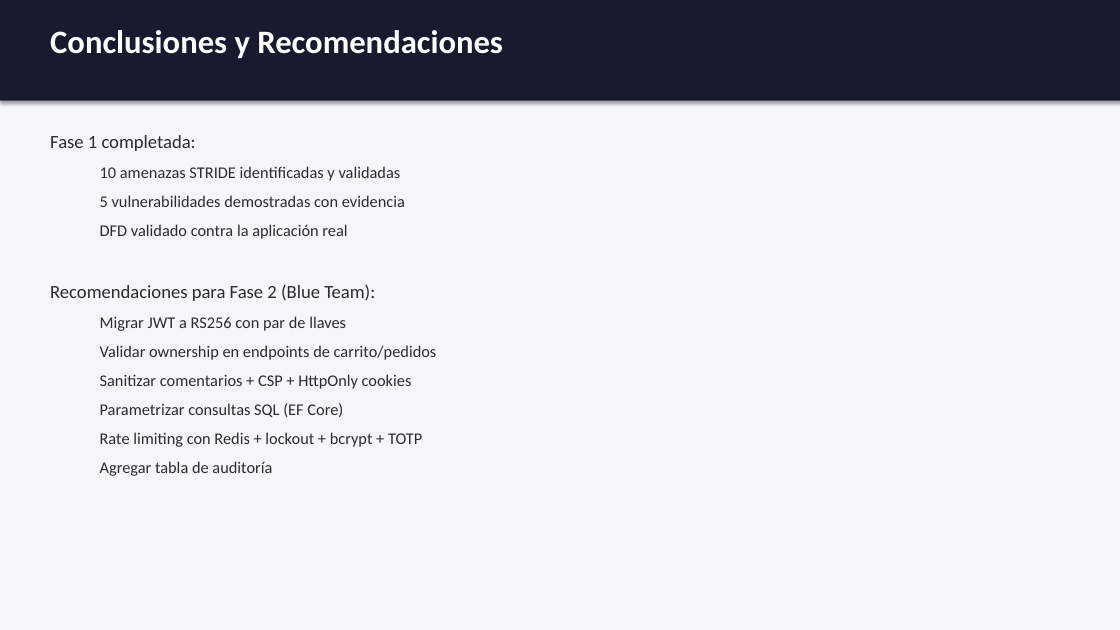
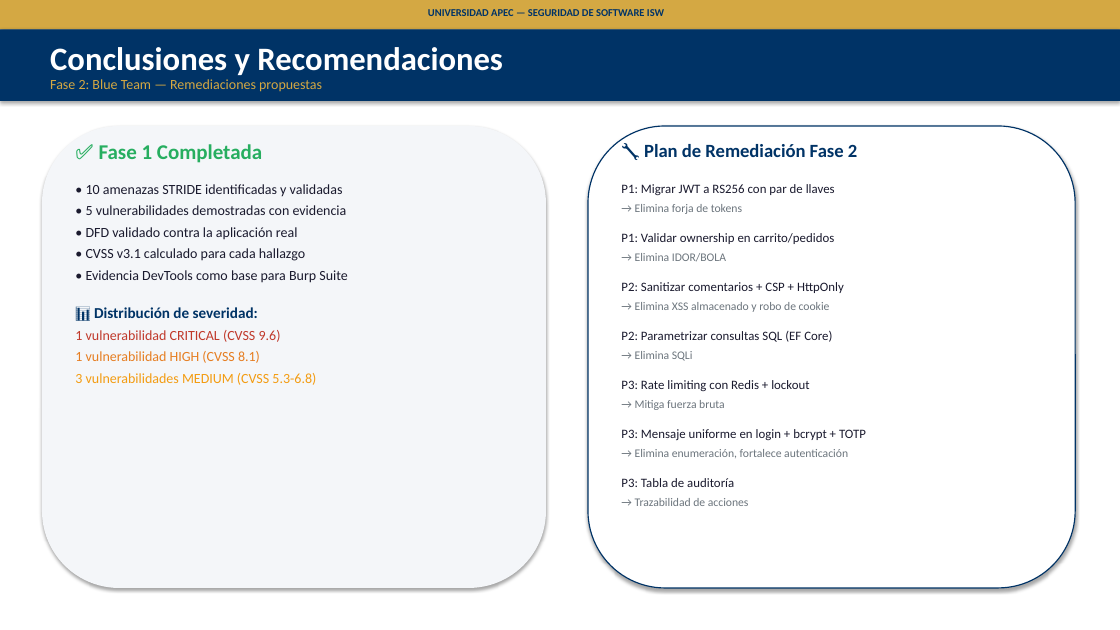
Before and after one commit to RainieryPeniaJrg/unapec-isw-mini-shop-security-lab, a slide deck: slide 18 of docs/fase1/presentacion-fase1-minishop.pptx (slide 13 before the commit). Drawn at 1120x630 pixels with LibreOffice and Linux fonts; fonts in the diff are those of the drawing. Boxes give left, top, right and bottom in pixels: in the first picture for what was removed or moved away, otherwise in the second. Text is boxed around its words. In the diff, an @@ line names an element or a change of style, - is before the commit and + after.

```diff
--- a/docs/fase1/presentacion-fase1-minishop.pptx
+++ b/docs/fase1/presentacion-fase1-minishop.pptx
@@ background #F5F5FA to #FFFFFF @@
@@ rectangle: place and size @@
-rectangle at [0, 0, 1120, 101]
+rectangle at [0, 29, 1120, 101]
@@ rectangle at [0, 29, 1120, 101]: fill #1A1A2E to #003366 @@
@@ rectangle added at [0, 0, 1120, 29], fill #D4A843 @@
@@ text added at [428, 9, 664, 16], 9 pt, text #003366, bold @@
+UNIVERSIDAD APEC — SEGURIDAD DE SOFTWARE ISW
@@ text "Conclusiones y Recomendaciones": place and size @@
-text "Conclusiones y Recomendaciones" at [50, 30, 503, 58]
+text "Conclusiones y Recomendaciones" at [50, 47, 503, 75]
@@ text added at [50, 79, 322, 92], 12 pt, text #D4A843 @@
+Fase 2: Blue Team — Remediaciones propuestas
@@ rounded rectangle added at [42, 126, 546, 588], fill #F4F6F9 @@
@@ text added at [99, 144, 262, 163], 18 pt, text #27AE60, bold @@
+✅ Fase 1 Completada
@@ rounded rectangle added at [588, 126, 1075, 588], fill #FFFFFF, outline #003366 1 pt @@
@@ text added at [644, 144, 857, 157], 16 pt, text #003366, bold @@
+🔧 Plan de Remediación Fase 2
@@ text added at [75, 184, 347, 385], 12 pt, text #1A1A2E @@
+• 10 amenazas STRIDE identificadas y validadas
+• 5 vulnerabilidades demostradas con evidencia
+• DFD validado contra la aplicación real
+• CVSS v3.1 calculado para cada hallazgo
+• Evidencia DevTools como base para Burp Suite
+📊 Distribución de severidad:
+1 vulnerabilidad CRITICAL (CVSS 9.6)
+1 vulnerabilidad HIGH (CVSS 8.1)
+3 vulnerabilidades MEDIUM (CVSS 5.3-6.8)
@@ text at [621, 184, 866, 506]: text changed; size 14 to 11 pt; text colour #2C2C2C to #1A1A2E @@
-Fase 1 completada:
-  10 amenazas STRIDE identificadas y validadas
-  5 vulnerabilidades demostradas con evidencia
-  DFD validado contra la aplicación real
-Recomendaciones para Fase 2 (Blue Team):
-  Migrar JWT a RS256 con par de llaves
-  Validar ownership en endpoints de carrito/pedidos
-  Sanitizar comentarios + CSP + HttpOnly cookies
-  Parametrizar consultas SQL (EF Core)
-  Rate limiting con Redis + lockout + bcrypt + TOTP
-  Agregar tabla de auditoría
+P1: Migrar JWT a RS256 con par de llaves
+→ Elimina forja de tokens
+P1: Validar ownership en carrito/pedidos
+→ Elimina IDOR/BOLA
+P2: Sanitizar comentarios + CSP + HttpOnly
+→ Elimina XSS almacenado y robo de cookie
+P2: Parametrizar consultas SQL (EF Core)
+→ Elimina SQLi
+P3: Rate limiting con Redis + lockout
+→ Mitiga fuerza bruta
+P3: Mensaje uniforme en login + bcrypt + TOTP
+→ Elimina enumeración, fortalece autenticación
+P3: Tabla de auditoría
+→ Trazabilidad de acciones
```
Also in this commit, not shown: 8 other slides changed, 10 slides added, 5 slides removed, 1 other file.
